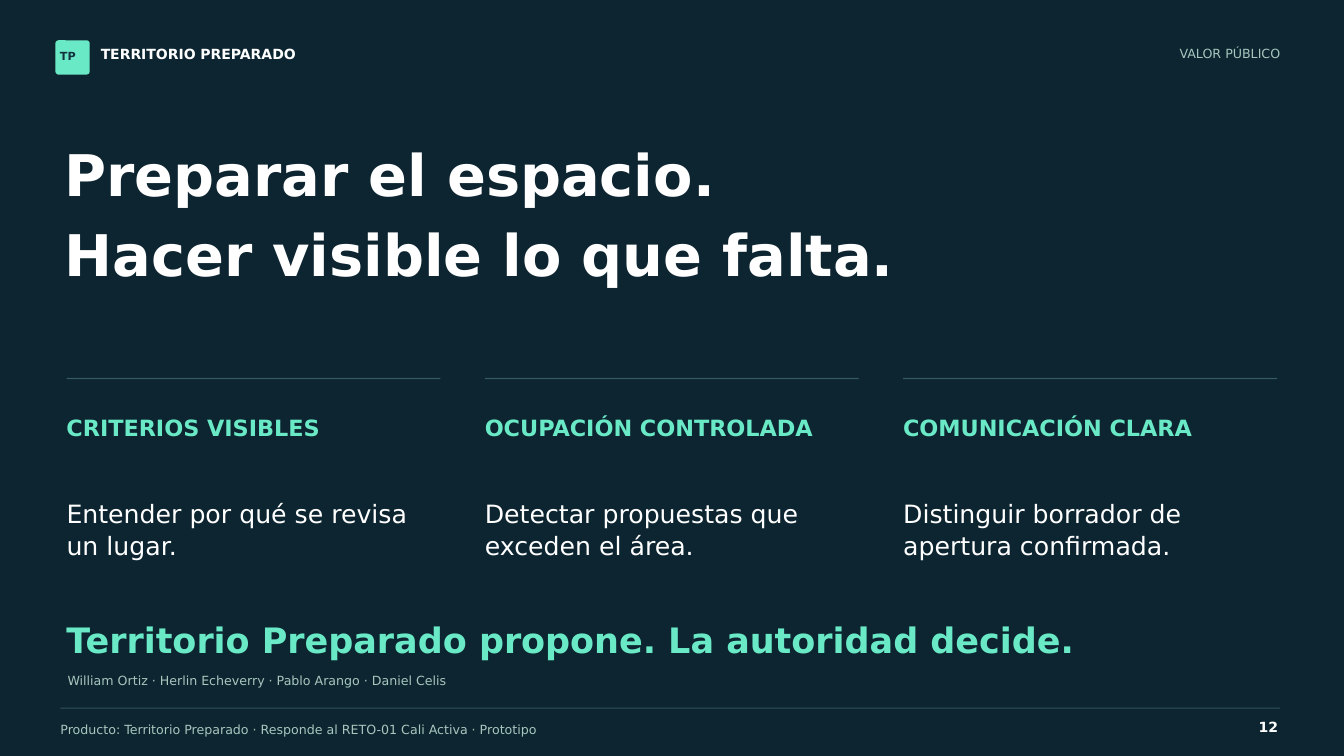
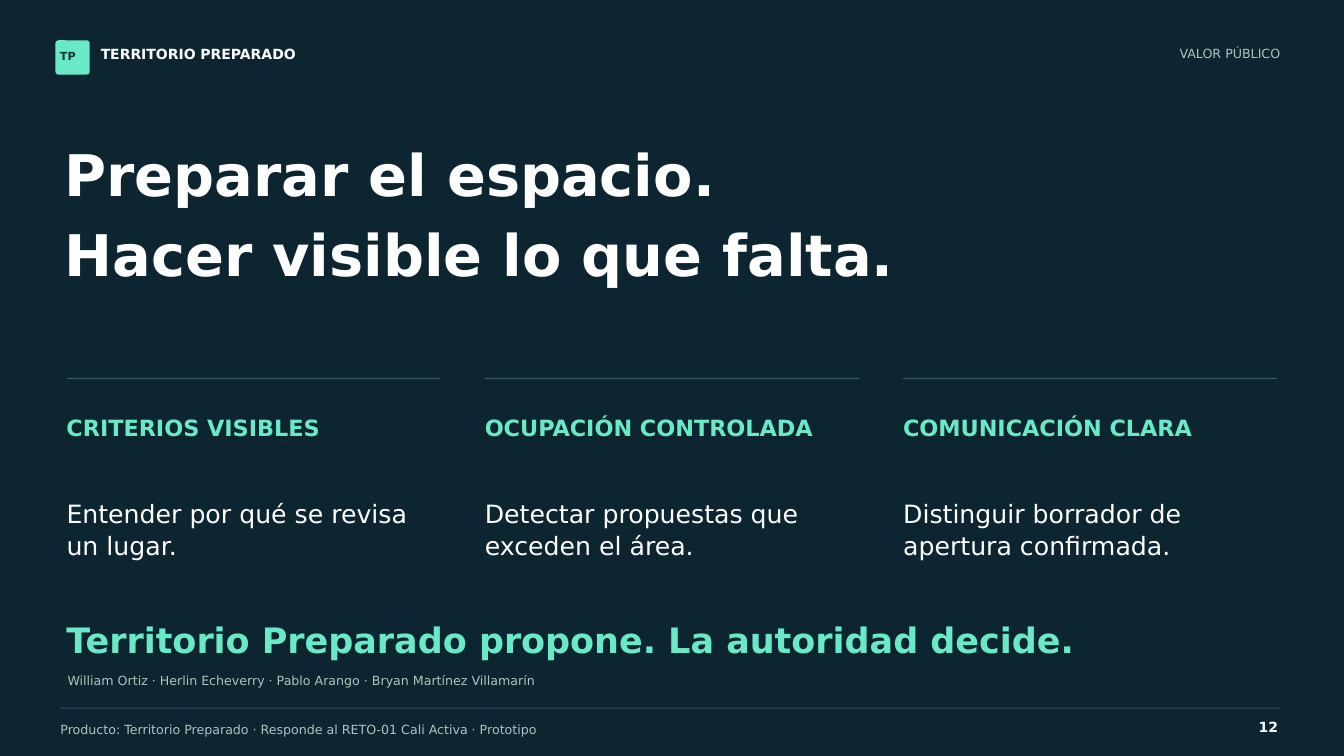
Before and after one commit to leonidas452528/hackaton-camaracomercio2026, a slide deck: slide 12 of entregables/presentacion-ampliada/Presentacion_Ampliada.pptx. Drawn at 1344x756 pixels with LibreOffice and Linux fonts; fonts in the diff are those of the drawing. Boxes give left, top, right and bottom in pixels: in the first picture for what was removed or moved away, otherwise in the second. Text is boxed around its words. In the diff, an @@ line names an element or a change of style, - is before the commit and + after.

```diff
--- a/entregables/presentacion-ampliada/Presentacion_Ampliada.pptx
+++ b/entregables/presentacion-ampliada/Presentacion_Ampliada.pptx
@@ text at [68, 675, 535, 688]: text changed @@
-William Ortiz · Herlin Echeverry · Pablo Arango · Daniel Celis
+William Ortiz · Herlin Echeverry · Pablo Arango · Bryan Martínez Villamarín
```
Also in this commit, not shown: 20 other files.
